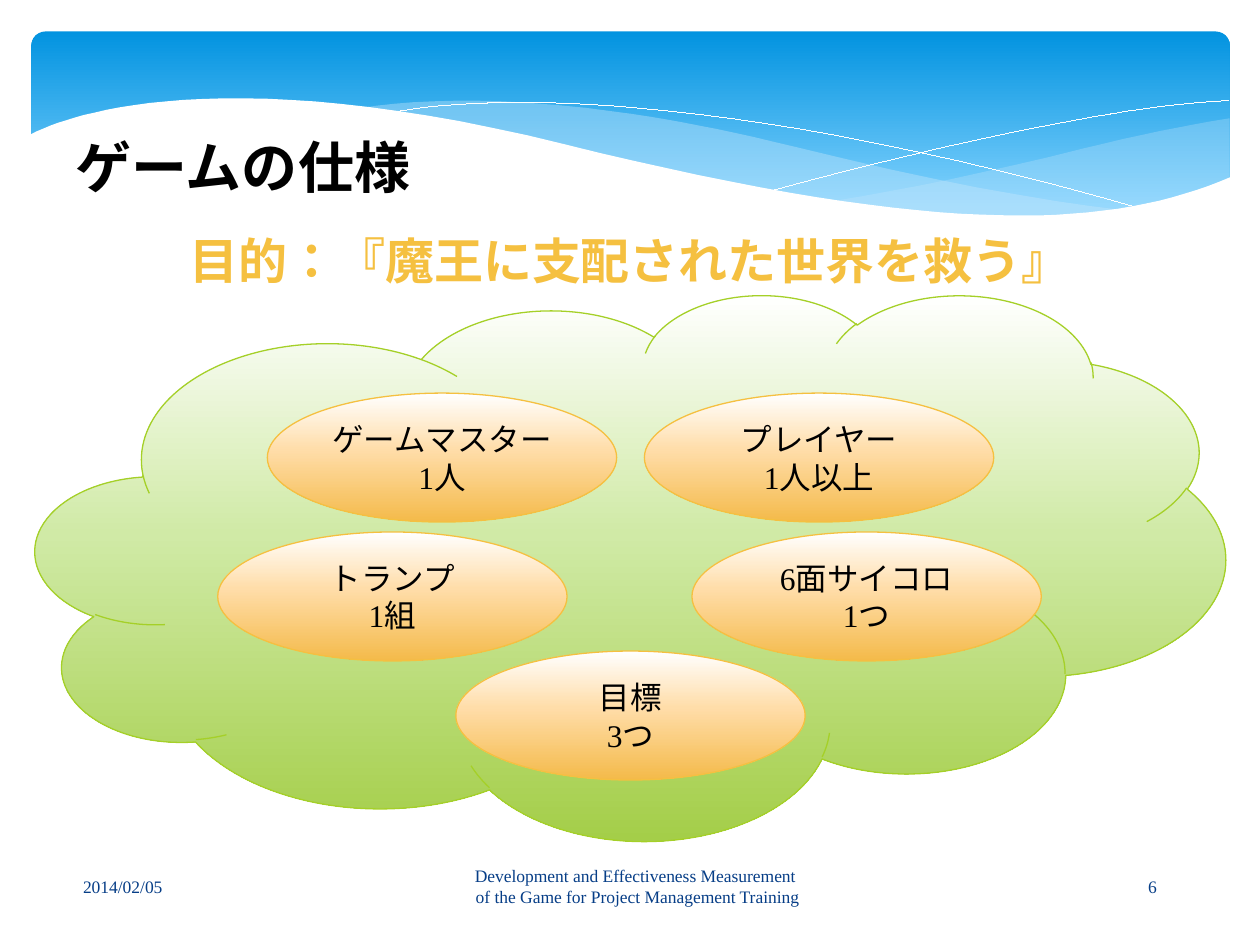
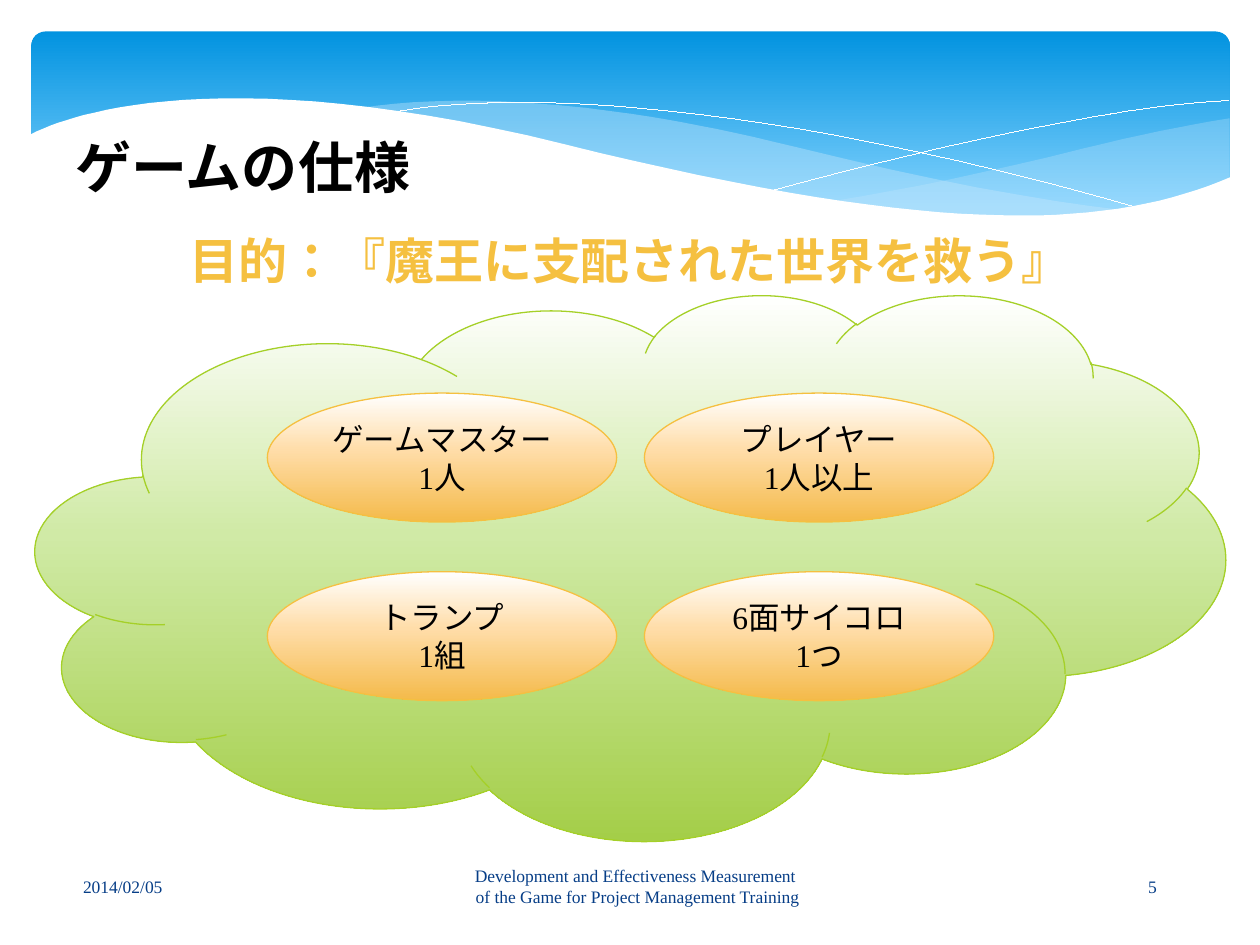
Before and after one commit to keimatsui/kadai, a slide deck: slide 5 of 卒業論文/2012/HTET MYET MUN WIN/卒論発表プレゼン.pptx (slide 6 before the commit). Drawn at 1260x945 pixels with LibreOffice and Linux fonts; fonts in the diff are those of the drawing. Boxes give left, top, right and bottom in pixels: in the first picture for what was removed or moved away, otherwise in the second. Text is boxed around its words. In the diff, an @@ line names an element or a change of style, - is before the commit and + after.

```diff
--- a/卒業論文/2012/HTET MYET MUN WIN/卒論発表プレゼン.pptx
+++ b/卒業論文/2012/HTET MYET MUN WIN/卒論発表プレゼン.pptx
@@ ellipse "トランプ": place and size @@
-ellipse "トランプ" at (218,532,567,660)
+ellipse "トランプ" at (267,572,616,701)
@@ ellipse "6面サイコロ": place and size @@
-ellipse "6面サイコロ" at (692,532,1041,660)
+ellipse "6面サイコロ" at (644,572,993,701)
@@ ellipse removed at (456,651,805,780) @@
-目標
-3つ
@@ page number at (1148,881,1157,893): text changed @@
-6
+5
```
Also in this commit, not shown: 7 other slides changed, 1 slide added, 1 slide removed.
